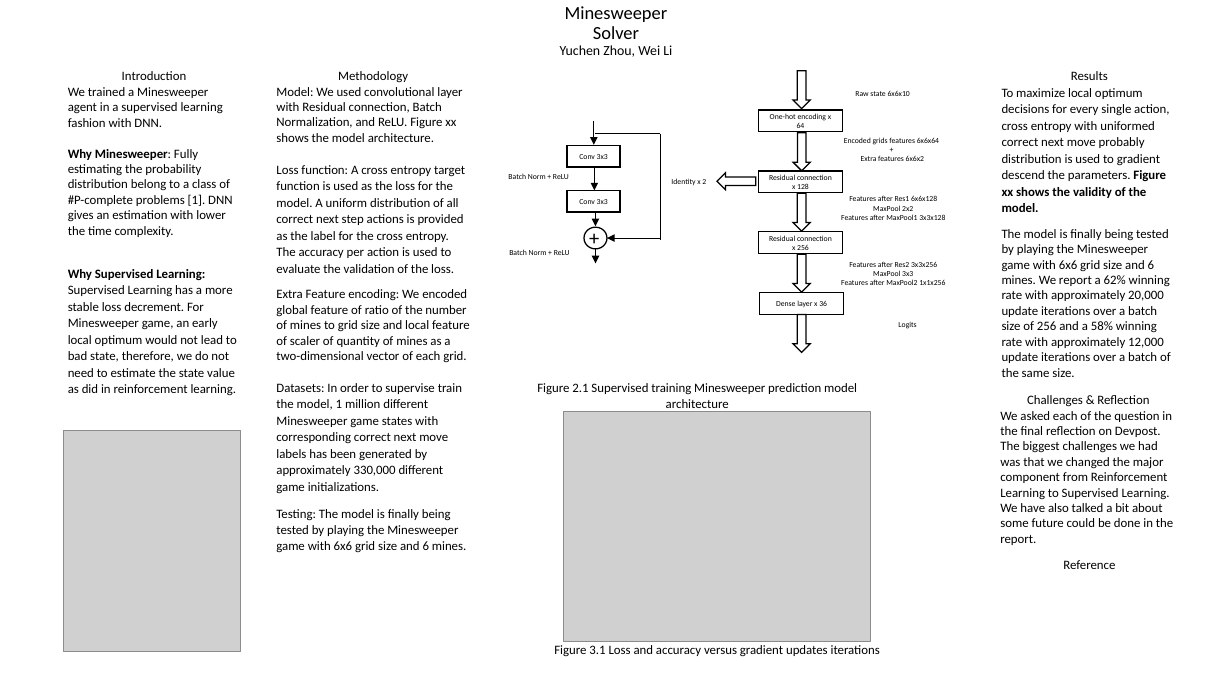
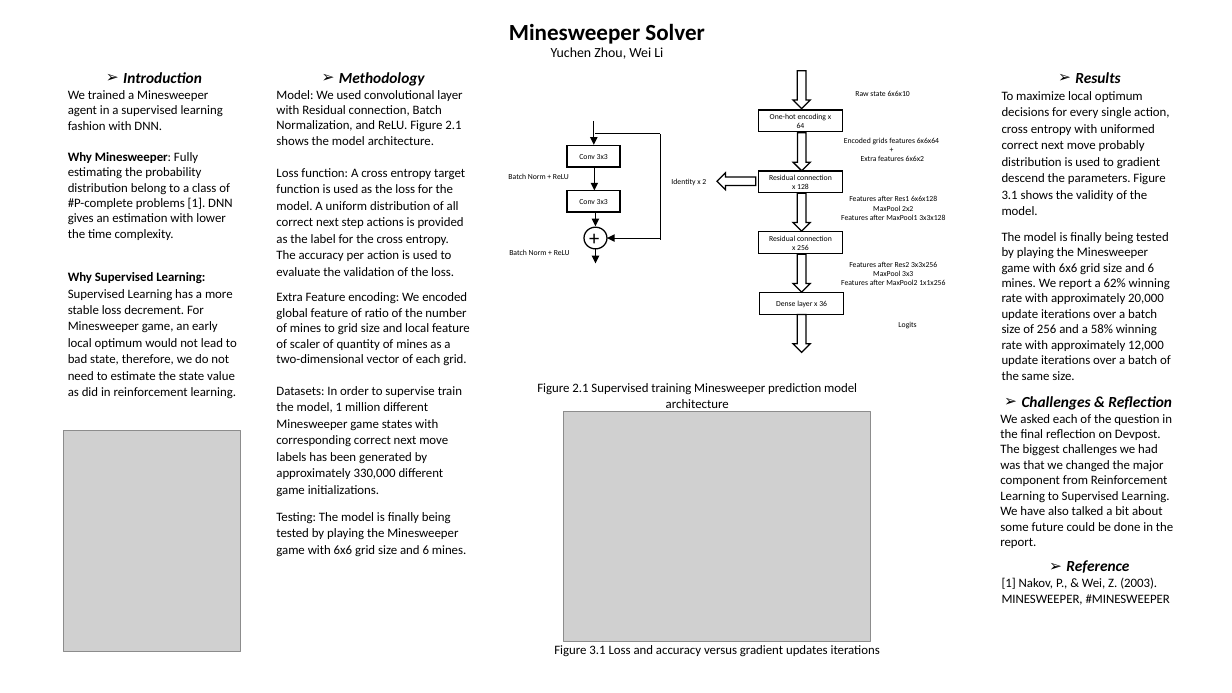
Before and after one commit to zhou671/MineSweeper, a slide deck: slide 1 of Poster.pptx. Drawn at 1232x693 pixels with LibreOffice and Linux fonts; fonts in the diff are those of the drawing; grey boxes stand for pictures. Boxes give left, top, right and bottom in pixels: in the first picture for what was removed or moved away, otherwise in the second. Text is boxed around its words. In the diff, an @@ line names an element or a change of style, - is before the commit and + after.

Commit message:
a little bit change

```diff
--- a/Poster.pptx
+++ b/Poster.pptx
@@ title "Minesweeper Solver Yuchen Zhou, Wei ...": place and size @@
-title "Minesweeper Solver Yuchen Zhou, Wei ..." at [560, 6, 672, 57]
+title "Minesweeper Solver Yuchen Zhou, Wei ..." at [509, 23, 705, 59]
@@ title "Minesweeper Solver Yuchen Zhou, Wei ..." at [509, 23, 705, 59]: size 14.4 to 18 pt, bold on in "Minesweeper Solver" @@
@@ text at [123, 72, 202, 83]: size 10 to 12 pt, bold on, italic on in "Introduction"; bullet none to ➢ @@
@@ text at [339, 72, 425, 86]: size 10 to 12 pt, bold on, italic on in "Methodology"; bullet none to ➢ @@
@@ text at [1075, 72, 1120, 83]: size 10 to 12 pt, bold on, italic on in "Results"; bullet none to ➢ @@
@@ text at [276, 90, 462, 145]: text changed @@
-Model: We used convolutional layer with Residual connection, Batch Normalization, and ReLU. Figure xx shows the model architecture.
+Model: We used convolutional layer with Residual connection, Batch Normalization, and ReLU. Figure 2.1 shows the model architecture.
@@ text at [1002, 91, 1169, 215]: text changed @@
-To maximize local optimum decisions for every single action, cross entropy with uniformed correct next move probably distribution is used to gradient descend the parameters. Figure xx shows the validity of the model.
+To maximize local optimum decisions for every single action, cross entropy with uniformed correct next move probably distribution is used to gradient descend the parameters. Figure 3.1 shows the validity of the model.
@@ text at [1022, 396, 1172, 410]: size 10 to 12 pt, bold on, italic on in "Challenges & Reflection"; bullet none to ➢ @@
@@ text at [1066, 560, 1129, 573]: size 10 to 12 pt, bold on, italic on in "Reference"; bullet none to ➢ @@
@@ text at [1002, 577, 1170, 605]: paragraph added @@
+[1] Nakov, P., & Wei, Z. (2003). MINESWEEPER, #MINESWEEPER
```
